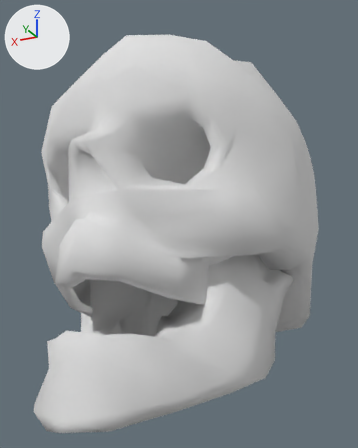
Two versions of the Blender file Assets/skull/skull.blend, one commit apart.
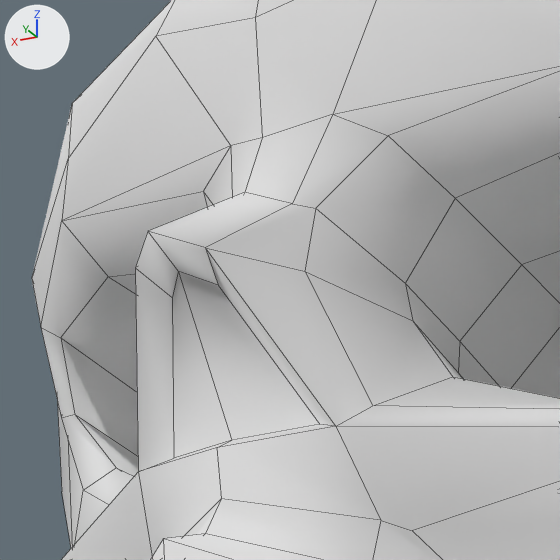
There are two pictures of each version: one whole from a 50 mm camera at (-2.254, 4.486, -0.266) aimed at (0.001, -0.023, 1.763), one close up on the part from 9% to 50% of the width and 18% to 50% of the height. Every picture has the same lights, and +X, +Y and +Z are marked at upper left. The close-ups show mesh edges as thin lines.

The scene before the commit, as lines of its bpy script (objects in view):
```python
me_plane = bpy.data.meshes.new('Plane')
me_plane.from_pydata(...)  # 687 vertices, 637 faces; spans x -1.41..1.41, y -1.37..2.45, z -3.13..0.95
me_plane.polygons.foreach_set('use_smooth', [True] * 637)
me_plane.materials.append(mat_crane)  # its picture is missing
ob_plane = bpy.data.objects.new('Plane', me_plane)
ob_plane.location = (-0.003, -0.584, 2.807)
```
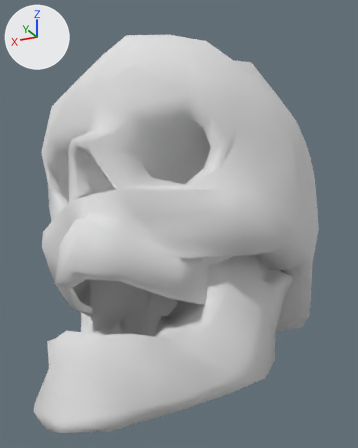
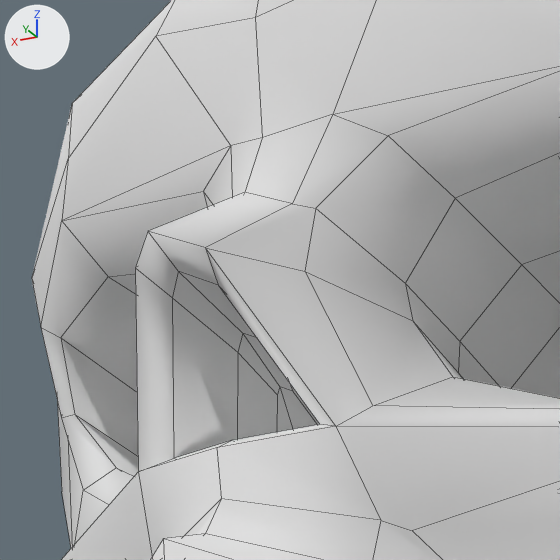
Changed parts and their boxes [x1, y1, x2, y2] in the close-ups (560 x 560 px):
part 1 of me_plane, built on
    both: [172, 271, 319, 458]

The change, as a diff of the scene's bpy script:
```diff
--- a/Assets/skull/skull.blend.py
+++ b/Assets/skull/skull.blend.py
@@ me_plane @@
 # used by ob_plane; location = (-0.003, -0.584, 2.807)
-me_plane.from_pydata(...)  # 687 vertices, 637 faces; spans x -1.41..1.41, y -1.37..2.45, z -3.13..0.95
+me_plane.from_pydata(...)  # 699 vertices, 649 faces; spans x -1.41..1.41, y -1.37..2.45, z -3.13..0.95
+# me_plane part 1
+# 2 faces are deleted
+# 12 vertices are added at x -0.15..0.15, y 1.87..2.11, z -1.31..-1.08
+# 14 new faces join them
 me_plane.materials.append(mat_crane)
```
